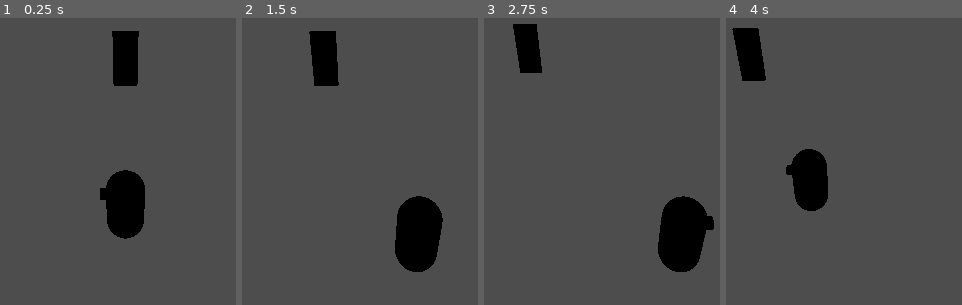
Above: before the commit, frames 1-4 (left to right).
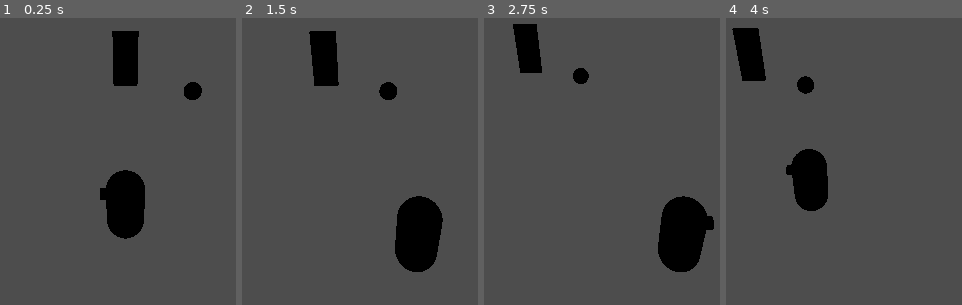
Above: after the commit, the same moments.

Repository: mnedel-ops/tcc
Game: Godot game, scene res://main.tscn
Same seed, same stepped clock (60 frames per second), same inputs: the game is played once before the commit and once after it.
Inputs:
- Up to frame 1 (0.25 s): no input
- Up to frame 2 (1.5 s): tap Enter at 0.5 s; hold D (menu_right) 0.53-1.28 s; hold S (menu_down) from 1.28 s (still down)
- Up to frame 3 (2.75 s): release S (menu_down) at 2.03 s; hold D (menu_right) from 2.03 s (still down)
- Up to frame 4 (4 s): release D (menu_right) at 2.78 s; hold W (menu_up) 2.78-3.53 s; hold A (move_left) from 3.53 s (still down)

The runs differ from the first frame. In frame 1, 0.4% of the frame differs, in the area x 77-86%, y 22-29%; in frame 2, 0.4%; in frame 3, 0.3%; in frame 4, 0.3%.

Commit message:
Funcionando

Diff:
--- a/jogo/tcc-movement/Inventory/interactable_item.tscn
+++ b/jogo/tcc-movement/Inventory/interactable_item.tscn
@@ -20,7 +20,3 @@
 [node name="MeshInstance3D" type="MeshInstance3D" parent="." unique_id=734436063]
 transform = Transform3D(1, 0, 0, 0, 1, 0, 0, 0, 1, 0, 0.5, 0)
 mesh = SubResource("SphereMesh_uvdoe")
-
-[node name="Label3D" type="Label3D" parent="." unique_id=2132185317]
-transform = Transform3D(1, 0, 0, 0, 1, 0, 0, 0, 1, 0, 0.5, 0)
-text = "Aperte 'E'"
--- a/jogo/tcc-movement/player.gd
+++ /dev/null
@@ -1,61 +0,0 @@
-extends CharacterBody3D
-
-const SPEED = 5.0
-@export var mochila: InventoryData
-@onready var mesh: MeshInstance3D = $Mesh #Chamar a malha e alterara a rotacao dela
-@onready var interact_area: Area3D = $Mesh/InteractArea
-
-var _current_target: Area3D = null   # item mais recente em range, evita loop toda hora
-
-func _ready() -> void:
-	interact_area.area_entered.connect(_on_interact_area_entered)
-	interact_area.area_exited.connect(_on_interact_area_exited)
-
-func _physics_process(delta: float) -> void:
-	# Add the gravity.
-	if not is_on_floor():
-		velocity += get_gravity() * delta
-	#Movimentacao do jogador
-	var input_dir := Input.get_vector("move_left", "move_right", "move_up", "move_down")
-	var direction := (transform.basis * Vector3(input_dir.x, 0, input_dir.y)).normalized()
-	if direction:
-		velocity.x = direction.x * SPEED
-		velocity.z = direction.z * SPEED
-		mesh.rotation.y = atan2(-direction.x, -direction.z)
-
-	else:
-		velocity.x = move_toward(velocity.x, 0, SPEED)
-		velocity.z = move_toward(velocity.z, 0, SPEED)
-
-	if Input.is_action_just_pressed("ui_interact"):
-		_try_collect()
-
-	move_and_slide()
-
-#Coletar itens
-func _on_interact_area_entered(area: Area3D) -> void:
-	if area.is_in_group("collectible"):
-		_current_target = area
-		# Aqui: mostra prompt "Pressione E" na UI.
-
-func _on_interact_area_exited(area: Area3D) -> void:
-	if area == _current_target:
-		_current_target = null
-		# Aqui: esconde prompt.
-
-func _try_collect() -> void:
-	if _current_target == null:
-		return
-	_collect(_current_target)
-
-func _collect(item: Area3D) -> void:
-	if mochila == null or not item.has_method("get_item_id"):
-		return
-
-	var item_id : int = item.get_item_id()
-	if item_id < 0:
-		return
-	mochila.add_item(item_id)
-	print("Mochila (IDs): ", mochila.items)
-	_current_target = null
-	item.queue_free()
--- a/jogo/tcc-movement/porta.gd
+++ b/jogo/tcc-movement/porta.gd
@@ -10,11 +10,9 @@
 func _on_body_entered(body: Node3D) -> void:
 	if not body.is_in_group("player"):
 		return
-
 	var scene_manager := get_tree().get_first_node_in_group("scene_manager") as SceneManager
 	if scene_manager == null:
 		push_error("SceneManager nao encontrado")
 		return
-
 	var target_level: PackedScene = load(target_level_path)
 	scene_manager.change_level(target_level, target_spawn_point)
--- a/jogo/tcc-movement/scene_1.tscn
+++ b/jogo/tcc-movement/scene_1.tscn
@@ -1,6 +1,7 @@
 [gd_scene format=3 uid="uid://yxvf5eisronk"]
 
 [ext_resource type="Script" uid="uid://cq0o7r4jvvodg" path="res://porta.gd" id="1_3sd7o"]
+[ext_resource type="PackedScene" uid="uid://lkv7cq3sslkk" path="res://Inventory/interactable_item.tscn" id="2_3xosi"]
 
 [sub_resource type="BoxShape3D" id="BoxShape3D_icno0"]
 size = Vector3(60, 0.5, 60)
@@ -12,6 +13,8 @@
 size = Vector3(1.505, 3.23, 0.24)
 
 [node name="scene1" type="Node3D" unique_id=1951922366]
+
+[node name="SpawnPoint1" type="Marker3D" parent="." unique_id=138369254]
 
 [node name="StaticBody3D" type="StaticBody3D" parent="." unique_id=1613718894]
 collision_layer = 2
@@ -34,4 +37,5 @@
 transform = Transform3D(1, 0, 0, 0, 1, 0, 0, 0, 1, 0, 1.6821923, -0.69281864)
 mesh = SubResource("BoxMesh_3xosi")
 
-[node name="SpawnPoint1" type="Marker3D" parent="." unique_id=138369254]
+[node name="InteractableItem" parent="." unique_id=1606038511 groups=["collectible"] instance=ExtResource("2_3xosi")]
+transform = Transform3D(1, 0, 0, 0, 1, 0, 0, 0, 1, 3.7496262, 1.9073486e-06, -9.749769)
--- a/jogo/tcc-movement/scene_2.tscn
+++ b/jogo/tcc-movement/scene_2.tscn
@@ -12,6 +12,8 @@
 size = Vector3(1.505, 3.23, 0.24)
 
 [node name="scene2" type="Node3D" unique_id=1951922366]
+
+[node name="SpawnPoint2" type="Marker3D" parent="." unique_id=138369254]
 
 [node name="StaticBody3D" type="StaticBody3D" parent="." unique_id=1613718894]
 collision_layer = 2
@@ -33,5 +35,3 @@
 [node name="MeshInstance3D" type="MeshInstance3D" parent="DoorTo1" unique_id=1321682669]
 transform = Transform3D(1, 0, 0, 0, 1, 0, 0, 0, 1, 0, 1.6821923, -0.69281864)
 mesh = SubResource("BoxMesh_3xosi")
-
-[node name="SpawnPoint2" type="Marker3D" parent="." unique_id=138369254]
--- a/jogo/tcc-movement/scene_manager.gd
+++ b/jogo/tcc-movement/scene_manager.gd
@@ -4,6 +4,7 @@
 @export var level_holder: Node3D
 @export var player: CharacterBody3D
 @export var camera_rig: Node3D
+
 @export var first_level: PackedScene        # arrasta Scene1.tscn aqui no Inspector
 @export var first_spawn_point: String
 
@@ -13,6 +14,7 @@
 	add_to_group("scene_manager")
 	if first_level:
 		change_level(first_level, first_spawn_point)
+		print("Fase inicial")
 
 func change_level(new_level_scene: PackedScene, spawn_point_name: String) -> void:
 	if new_level_scene == null:
Not shown, removed: jogo/tcc-movement/player.gd.uid
